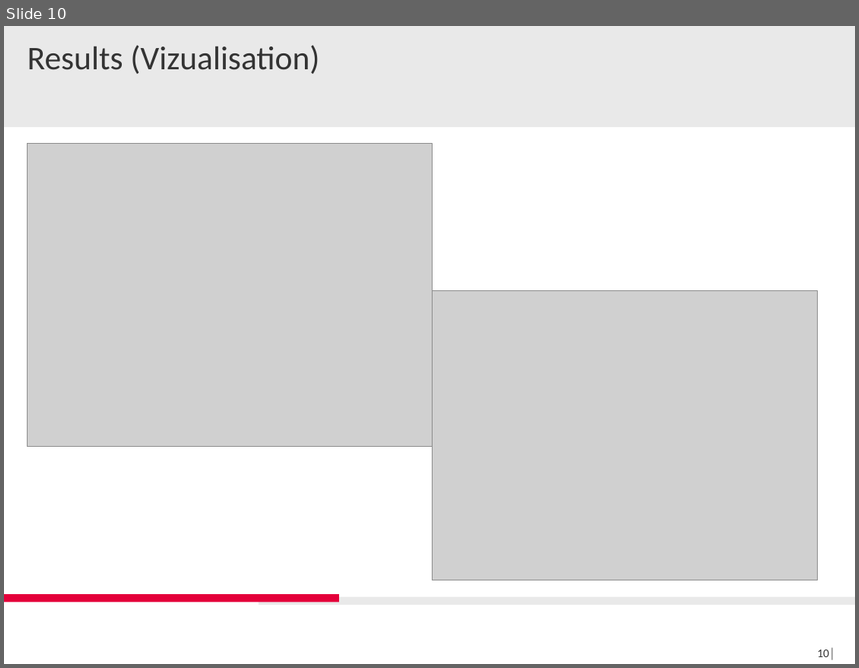
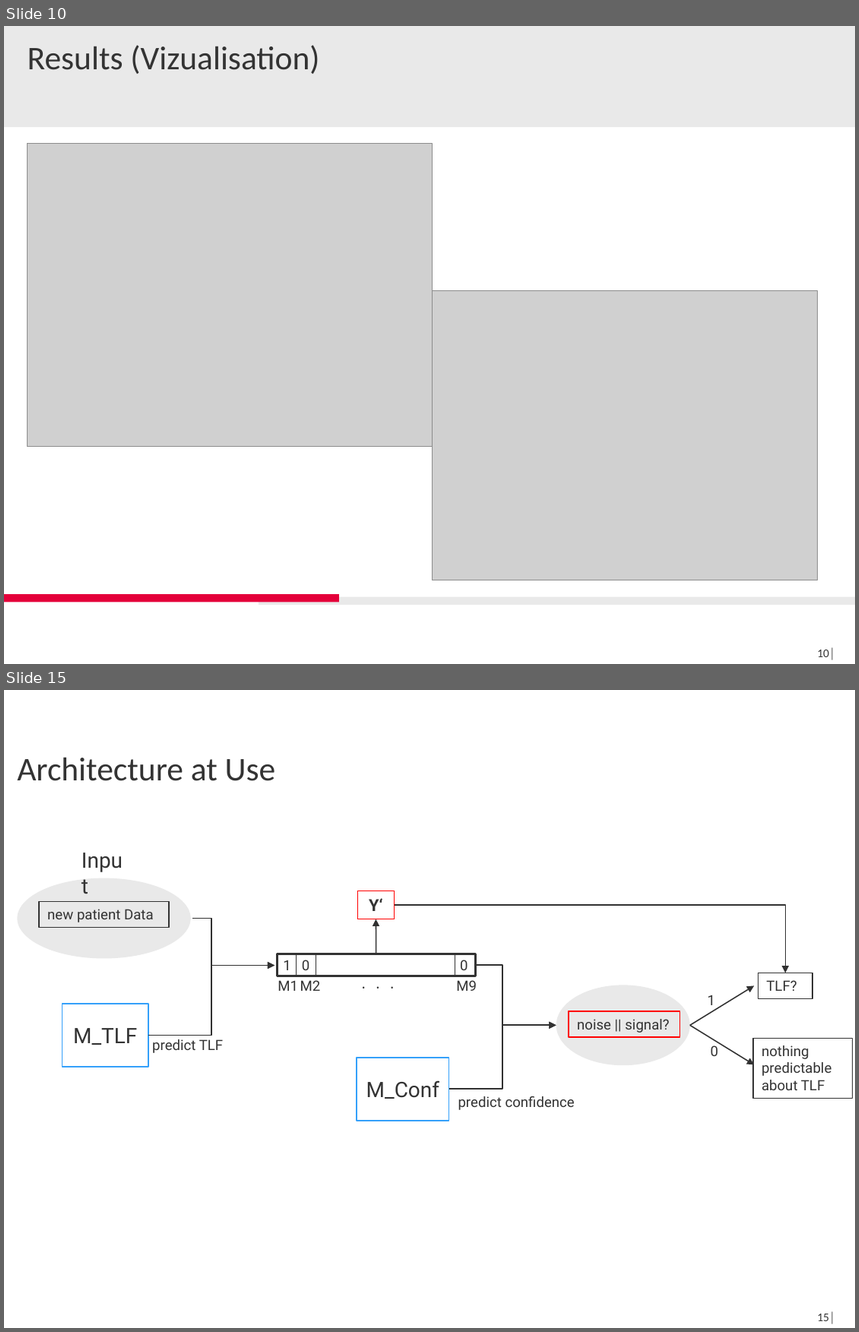
Before and after one commit to IceQueen1996/Masterarbeit, a slide deck: presentations/ProgressReport.pptx. Shown one above the other, each under a label of ours: slide 10 before the commit, slides 10 and 15 after it; the slides between them are not shown. The pictures are 859x668 and 859x1332 pixels, drawn with LibreOffice and Linux fonts; fonts in the diff are those of the drawing; grey boxes stand for pictures; background and template pictures are left out. Boxes give left, top, right and bottom in pixels: in the first picture for what was removed or moved away, otherwise in the second. Text is boxed around its words. In the diff, an @@ line names an element or a change of style, - is before the commit and + after.

```diff
--- a/presentations/ProgressReport.pptx
+++ b/presentations/ProgressReport.pptx
@@ slide 15 added at bbox=[4, 690, 855, 1328], background #FFFFFF @@
@@ title added at bbox=[17, 757, 276, 781], 28 pt, text #333333 @@
+Architecture at Use
@@ text added at bbox=[73, 844, 138, 877], 18 pt, text #333333 @@
+Input
@@ ellipse added at bbox=[17, 878, 190, 958], fill #E9E9E9 @@
@@ rectangle added at bbox=[357, 891, 394, 920], outline #FF0000 0.75 pt, 14 pt, text #333333, bold @@
+Y‘
@@ rectangle added at bbox=[39, 902, 169, 927], outline #333333 1 pt, 12 pt, text #333333 @@
+new patient Data
@@ elbow arrow added from (395, 905) to (785, 973), #323232 1 pt @@
@@ elbow arrow added from (192, 918) to (275, 966), #323232 1 pt @@
@@ arrow added from (376, 954) to (376, 919), #323232 1 pt @@
@@ elbow arrow added from (148, 1036) to (275, 966), #323232 1 pt @@
@@ group added at bbox=[277, 954, 477, 999]: 7 texts, 3 lines, 1 rectangle @@
+1
+0
+M1
+M2
+M9
+0
+.
+.
+.
@@ elbow arrow added from (477, 965) to (557, 1025), #323232 1 pt @@
@@ ellipse added at bbox=[557, 986, 690, 1065], fill #E9E9E9 @@
@@ rectangle added at bbox=[758, 973, 813, 999], fill #FFFFFF, outline #333333 1 pt, 12 pt, text #333333 @@
+TLF?
@@ rectangle added at bbox=[62, 1004, 148, 1067], fill #FFFFFF, outline #34A0FA 1 pt, 18 pt, text #333333 @@
+M_TLF
@@ arrow added from (690, 1025) to (754, 986), #323232 1 pt @@
@@ text added at bbox=[708, 996, 715, 1010], 12 pt, text #333333 @@
+1
@@ elbow arrow added from (449, 1089) to (557, 1025), #323232 1 pt @@
@@ rectangle added at bbox=[569, 1011, 680, 1037], outline #FF0000 1 pt, 12 pt, text #333333 @@
+noise || signal?
@@ arrow added from (690, 1025) to (754, 1065), #323232 1 pt @@
@@ text added at bbox=[152, 1040, 223, 1053], 12 pt, text #333333 @@
+predict TLF
@@ text added at bbox=[711, 1046, 718, 1056], 12 pt, text #333333 @@
+0
@@ rectangle added at bbox=[753, 1038, 853, 1099], fill #FFFFFF, outline #333333 1 pt, 12 pt, text #333333 @@
+nothing predictable about TLF
@@ rectangle added at bbox=[357, 1058, 449, 1121], fill #FFFFFF, outline #34A0FA 1 pt, 18 pt, text #333333 @@
+M_Conf
@@ text added at bbox=[458, 1097, 575, 1110], 12 pt, text #333333 @@
+predict confidence
@@ page number added at bbox=[817, 1312, 835, 1325], 10 pt, text #333333 @@
+15│
```
Also in this commit, not shown: 2 slides changed, 1 other slide added, 1 slide removed.
